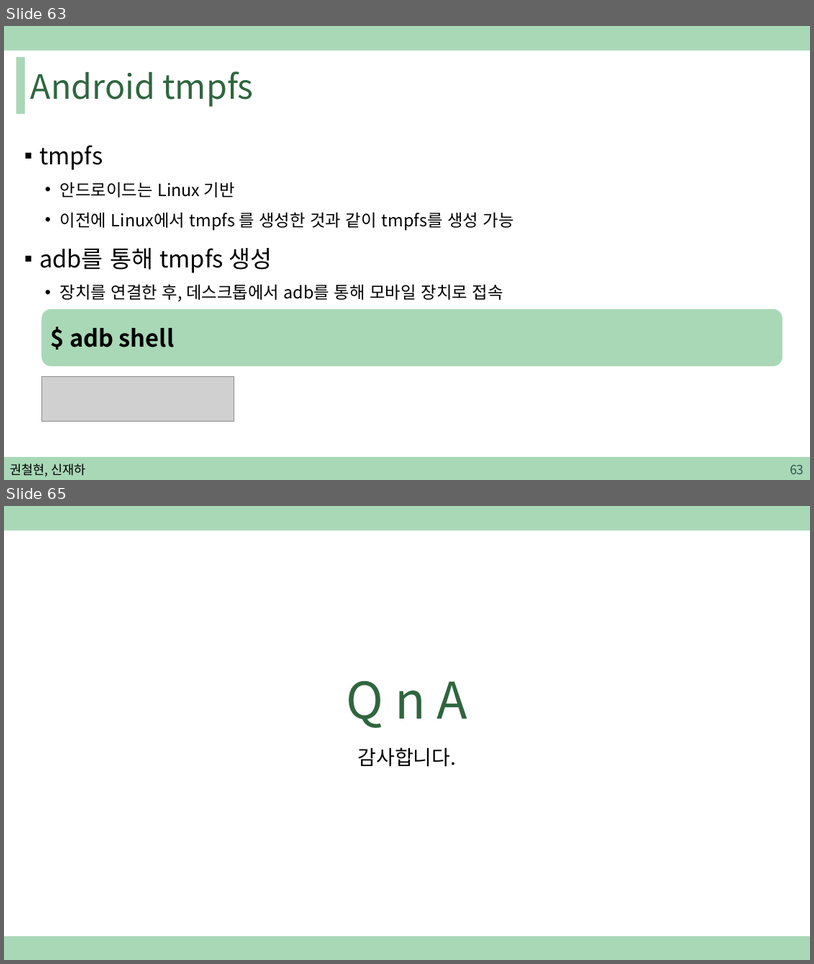
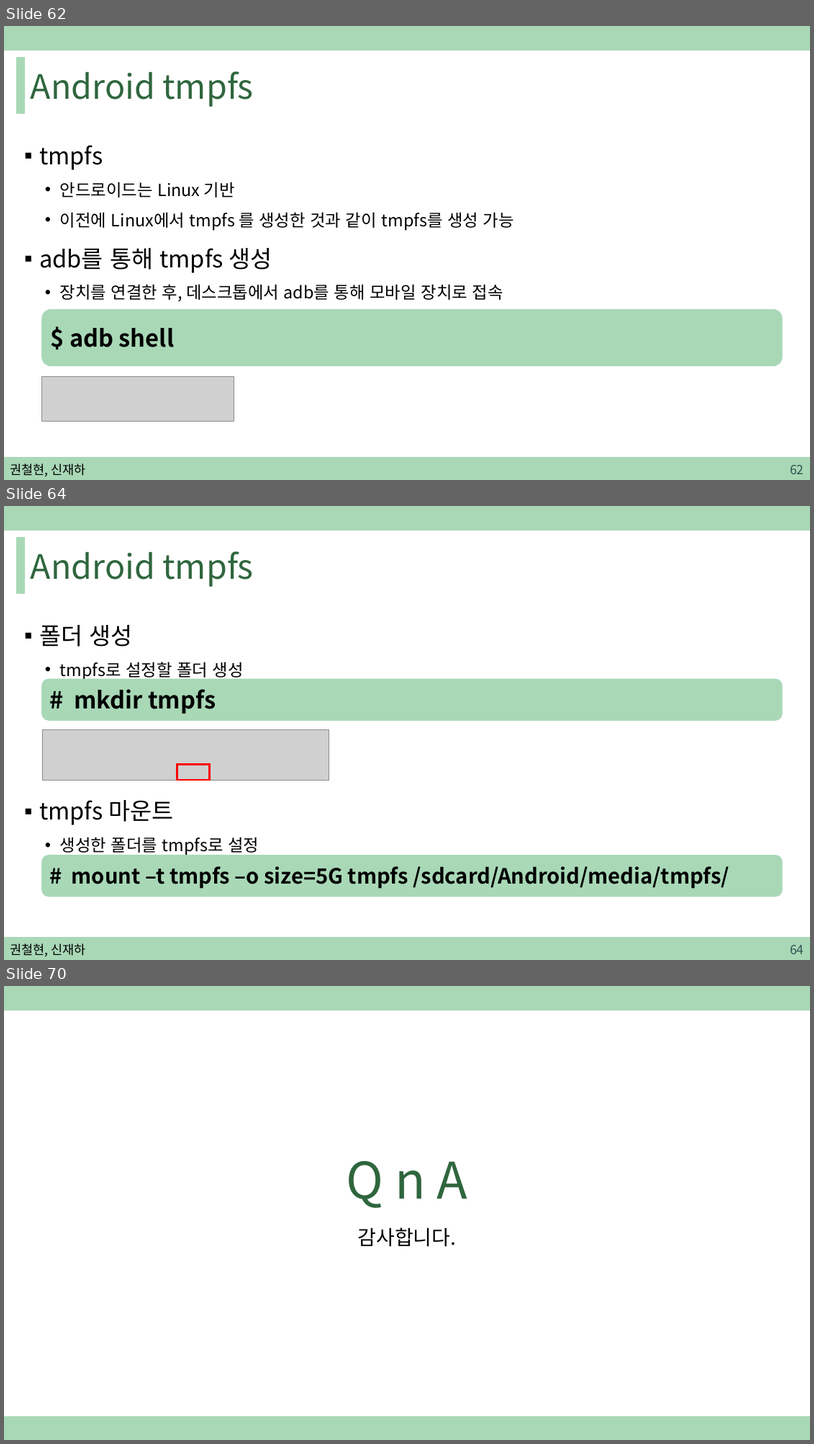
Before and after one commit to sjh4287/capston, a slide deck: 2022.02.18/권철현,신재하.pptx. Shown one above the other, each under a label of ours: slides 63 and 65 before the commit, slides 62, 64 and 70 after it; the slides between them are not shown. The pictures are 814x964 and 814x1444 pixels, drawn with LibreOffice and Linux fonts; fonts in the diff are those of the drawing; grey boxes stand for pictures. Boxes give left, top, right and bottom in pixels: in the first picture for what was removed or moved away, otherwise in the second. Text is boxed around its words. In the diff, an @@ line names an element or a change of style, - is before the commit and + after.

```diff
--- a/2022.02.18/권철현,신재하.pptx
+++ b/2022.02.18/권철현,신재하.pptx
@@ slide 64 added at <box>4,506,810,960</box>, background #FFFFFF; not listed: 3 template elements that a slide beside it also shows @@
@@ title added at <box>31,551,253,587</box>, 40 pt, text #2F663E @@
+Android tmpfs
@@ text added at <box>39,625,259,856</box>, 20 pt, text #000000 @@
+▪ 폴더 생성
+  • tmpfs로 설정할 폴더 생성
+▪ tmpfs 마운트
+  • 생성한 폴더를 tmpfs로 설정
@@ rounded rectangle added at <box>41,678,783,720</box>, fill #A9D8B7, 28 pt, text #000000, bold @@
+# mkdir tmpfs
@@ picture added at <box>42,729,329,780</box> @@
@@ rectangle added at <box>178,764,211,780</box>, outline #FF0000 2.25 pt @@
@@ rounded rectangle added at <box>41,854,783,896</box>, fill #A9D8B7, 25 pt, text #000000, bold @@
+# mount –t tmpfs –o size=5G tmpfs /sdcard/Android/media/tmpfs/
@@ text added at <box>10,943,85,956</box>, 15 pt, text #000000 @@
+권철현, 신재하
@@ page number added at <box>790,944,804,954</box>, 15 pt, text #305250 @@
+64
@@ what was slide 63 is now slide 62 @@
@@ page number at <box>790,464,804,474</box>: text changed @@
-63
+62
@@ what was slide 65 is now slide 70 @@
```
Also in this commit, not shown: 11 slides changed, 4 other slides added.
